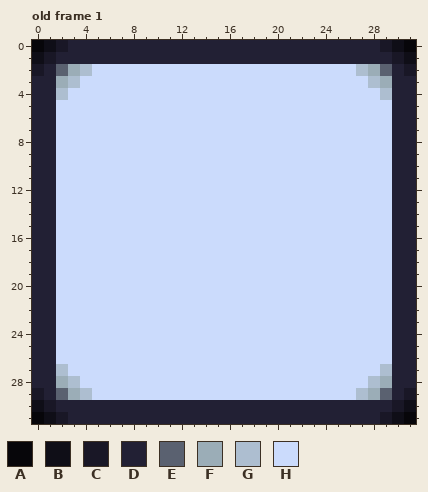
Two versions of one pixel-art file, TestesLuz/Assets/Sprites/Aseprite/DialogueBoxImg.aseprite. The picture above was drawn from the file before the commit.
32x32 pixels, 1 frame. Shown: old frame 1.
Palette (. is transparent): A #07060a  B #0f0e17  C #191726  D #222034  E #5a6170  F #9badb7  G #adbed0  H #cbdbfc
Pixels before, old frame 1, first column x 0:
 0 ABCDDDDDDDDDDDDDDDDDDDDDDDDDDCBA
 1 BCDDDDDDDDDDDDDDDDDDDDDDDDDDDDCB
 2 CDEFGHHHHHHHHHHHHHHHHHHHHHHGFEDC
 3 DDFGHHHHHHHHHHHHHHHHHHHHHHHHGFDD
 4 DDGHHHHHHHHHHHHHHHHHHHHHHHHHHGDD
 5 DDHHHHHHHHHHHHHHHHHHHHHHHHHHHHDD
 6 DDHHHHHHHHHHHHHHHHHHHHHHHHHHHHDD
 7 DDHHHHHHHHHHHHHHHHHHHHHHHHHHHHDD
 8 DDHHHHHHHHHHHHHHHHHHHHHHHHHHHHDD
 9 DDHHHHHHHHHHHHHHHHHHHHHHHHHHHHDD
10 DDHHHHHHHHHHHHHHHHHHHHHHHHHHHHDD
11 DDHHHHHHHHHHHHHHHHHHHHHHHHHHHHDD
12 DDHHHHHHHHHHHHHHHHHHHHHHHHHHHHDD
13 DDHHHHHHHHHHHHHHHHHHHHHHHHHHHHDD
14 DDHHHHHHHHHHHHHHHHHHHHHHHHHHHHDD
15 DDHHHHHHHHHHHHHHHHHHHHHHHHHHHHDD
16 DDHHHHHHHHHHHHHHHHHHHHHHHHHHHHDD
17 DDHHHHHHHHHHHHHHHHHHHHHHHHHHHHDD
18 DDHHHHHHHHHHHHHHHHHHHHHHHHHHHHDD
19 DDHHHHHHHHHHHHHHHHHHHHHHHHHHHHDD
20 DDHHHHHHHHHHHHHHHHHHHHHHHHHHHHDD
21 DDHHHHHHHHHHHHHHHHHHHHHHHHHHHHDD
22 DDHHHHHHHHHHHHHHHHHHHHHHHHHHHHDD
23 DDHHHHHHHHHHHHHHHHHHHHHHHHHHHHDD
24 DDHHHHHHHHHHHHHHHHHHHHHHHHHHHHDD
25 DDHHHHHHHHHHHHHHHHHHHHHHHHHHHHDD
26 DDHHHHHHHHHHHHHHHHHHHHHHHHHHHHDD
27 DDGHHHHHHHHHHHHHHHHHHHHHHHHHHGDD
28 DDFGHHHHHHHHHHHHHHHHHHHHHHHHGFDD
29 CDEFGHHHHHHHHHHHHHHHHHHHHHHGFEDC
30 BCDDDDDDDDDDDDDDDDDDDDDDDDDDDDCB
31 ABCDDDDDDDDDDDDDDDDDDDDDDDDDDCBA
Once edited:
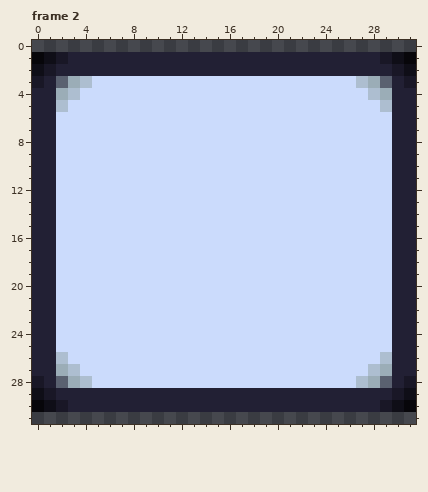
A new or re-ordered frame is compared with the old frame closest to it.
The edit:
frames 1 -> 2
Frame 2 is new; against old frame 1:
Colour B gives way to colour A in row 1 at x 0 and 31; in row 30 at x 0 and 31.
Colour C gives way to colour B in row 1 at x 1 and 30; in row 2 at x 0 and 31; in row 29 at x 0 and 31; in row 30 at x 1 and 30.
Colour D gives way to colour C in row 1 at x 2 and 29; in row 2 at x 1 and 30; in row 3 at x 0 and 31; in row 28 at x 0 and 31; in row 29 at x 1 and 30; in row 30 at x 2 and 29.
Colour E gives way to colour D in row 2 at x 2 and 29; in row 29 at x 2 and 29.
Colour F gives way to colour D in row 2 at x 3 and 28; in row 29 at x 3 and 28.
Colour G gives way to colour D in row 2 at x 4 and 27; in row 29 at x 4 and 27.
Colour H gives way to colour D in row 2 at x 5 to 26; in row 29 at x 5 to 26.
Colour F gives way to colour E in row 3 at x 2 and 29; in row 28 at x 2 and 29.
Colour G gives way to colour F in row 3 at x 3 and 28; in row 4 at x 2 and 29; in row 27 at x 2 and 29; in row 28 at x 3 and 28.
Colour H gives way to colour G in row 3 at x 4 and 27; in row 4 at x 3 and 28; in row 5 at x 2 and 29; in row 26 at x 2 and 29; in row 27 at x 3 and 28; in row 28 at x 4 and 27.
Colour A is removed in row 0 at x 0 and 31; in row 31 at x 0 and 31.
Colour B is removed in row 0 at x 1 and 30; in row 31 at x 1 and 30.
Colour C is removed in row 0 at x 2 and 29; in row 31 at x 2 and 29.
Colour D is removed in row 0 at x 3 to 28; in row 31 at x 3 to 28.
Changed places in both pictures, as pixel boxes (x1, y1, x2, y2):
changed: (32, 40, 416, 112)
changed: (32, 352, 416, 424)
